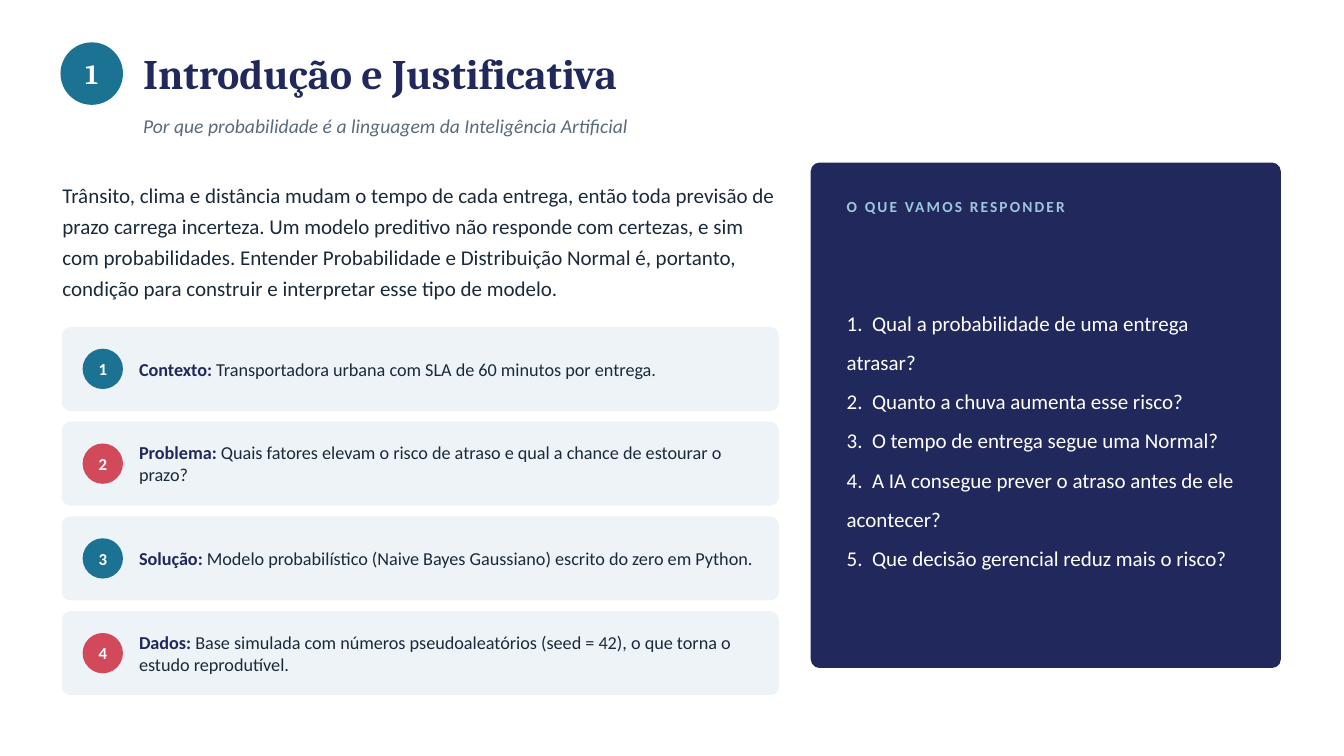
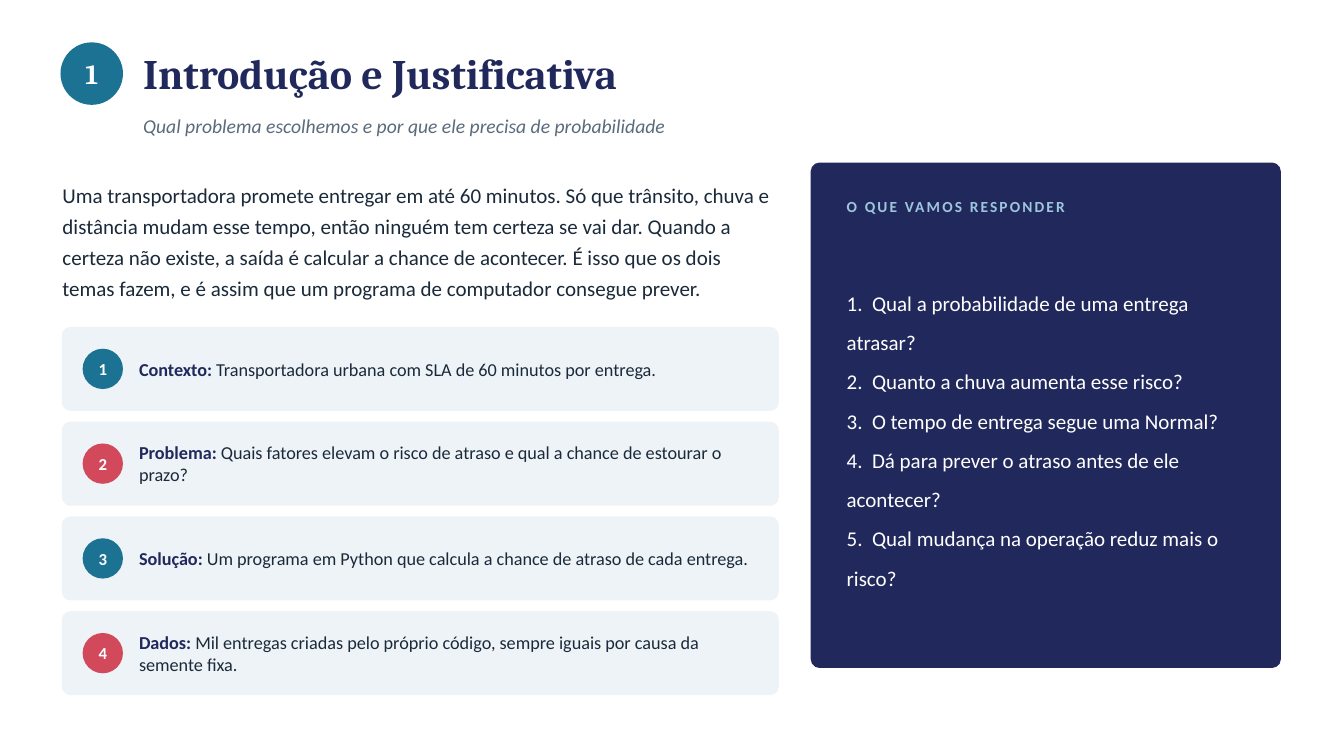
Before and after one commit to susuelen153-design/Projeto-Python, a slide deck: slide 2 of checkpoint4/apresentacao_cp4.pptx. Drawn at 1344x756 pixels with LibreOffice and Linux fonts; fonts in the diff are those of the drawing. Boxes give left, top, right and bottom in pixels: in the first picture for what was removed or moved away, otherwise in the second. Text is boxed around its words. In the diff, an @@ line names an element or a change of style, - is before the commit and + after.

```diff
--- a/checkpoint4/apresentacao_cp4.pptx
+++ b/checkpoint4/apresentacao_cp4.pptx
@@ text at bbox=[143, 119, 665, 136]: text changed @@
-Por que probabilidade é a linguagem da Inteligência Artificial
+Qual problema escolhemos e por que ele precisa de probabilidade
@@ text at bbox=[62, 188, 769, 300]: text changed @@
-Trânsito, clima e distância mudam o tempo de cada entrega, então toda previsão de prazo carrega incerteza. Um modelo preditivo não responde com certezas, e sim com probabilidades. Entender Probabilidade e Distribuição Normal é, portanto, condição para construir e interpretar esse tipo de modelo.
+Uma transportadora promete entregar em até 60 minutos. Só que trânsito, chuva e distância mudam esse tempo, então ninguém tem certeza se vai dar. Quando a certeza não existe, a saída é calcular a chance de acontecer. É isso que os dois temas fazem, e é assim que um programa de computador consegue prever.
@@ text at bbox=[847, 453, 1218, 586]: text changed @@
-4. A IA consegue prever o atraso antes de ele acontecer?
-5. Que decisão gerencial reduz mais o risco?
+4. Dá para prever o atraso antes de ele acontecer?
+5. Qual mudança na operação reduz mais o risco?
@@ text at bbox=[139, 552, 748, 568]: text changed @@
-Solução: Modelo probabilístico (Naive Bayes Gaussiano) escrito do zero em Python.
+Solução: Um programa em Python que calcula a chance de atraso de cada entrega.
@@ text at bbox=[139, 636, 699, 671]: text changed @@
-Dados: Base simulada com números pseudoaleatórios (seed = 42), o que torna o estudo reprodutível.
+Dados: Mil entregas criadas pelo próprio código, sempre iguais por causa da semente fixa.
```
Also in this commit, not shown: 10 other slides changed, 4 other files.
